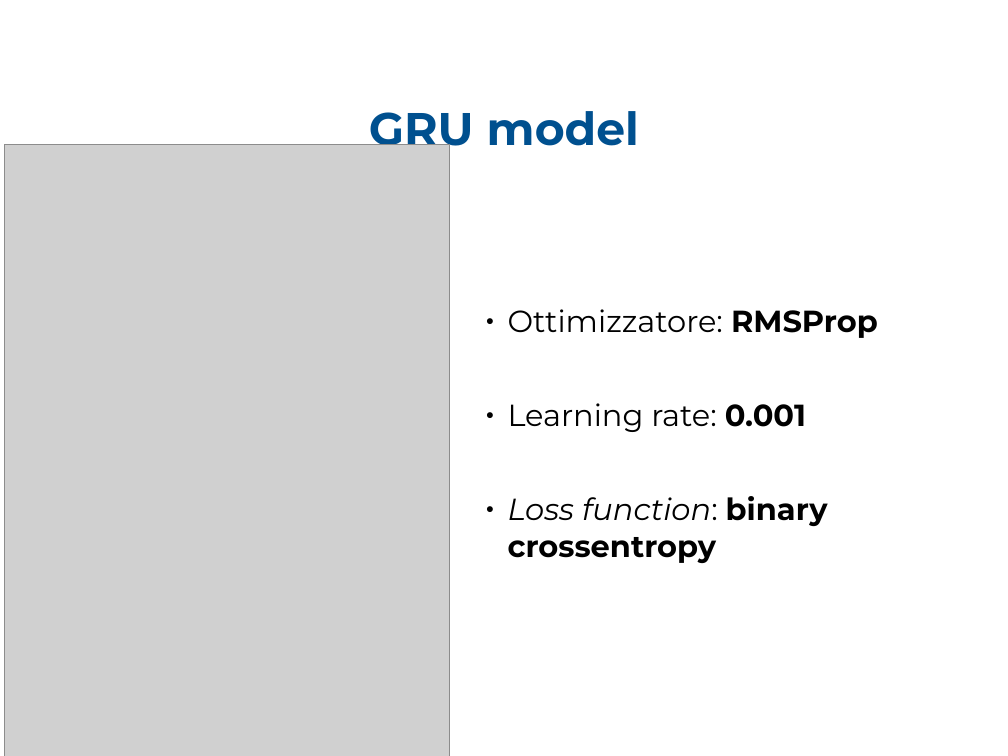
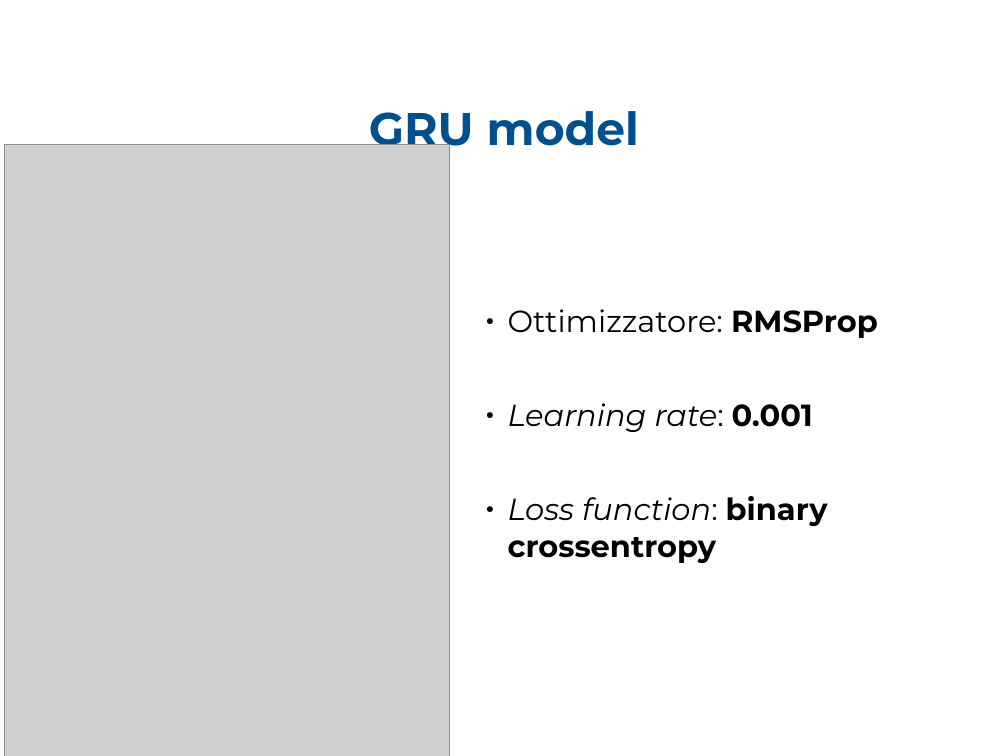
Before and after one commit to ABaldrati/Tesi, a slide deck: slide 6 of Presentazione ppt/Presnetazione_tesi.odp. Drawn at 1008x756 pixels with LibreOffice and Linux fonts; fonts in the diff are those of the drawing; grey boxes stand for pictures; background and template pictures are left out. Boxes give left, top, right and bottom in pixels: in the first picture for what was removed or moved away, otherwise in the second. Text is boxed around its words. In the diff, an @@ line names an element or a change of style, - is before the commit and + after.

```diff
--- a/Presentazione ppt/Presnetazione_tesi.odp
+++ b/Presentazione ppt/Presnetazione_tesi.odp
@@ text at [508, 403, 813, 432]: italic on in "Learning rate:" @@
```
Also in this commit, not shown: 15 other slides changed, 1 other file.
